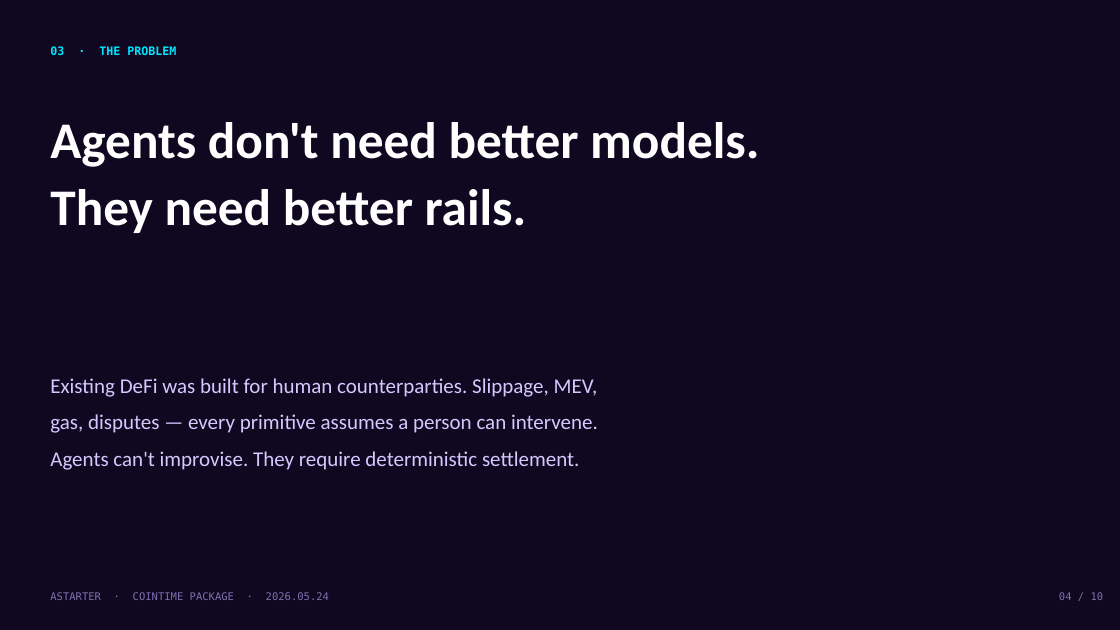
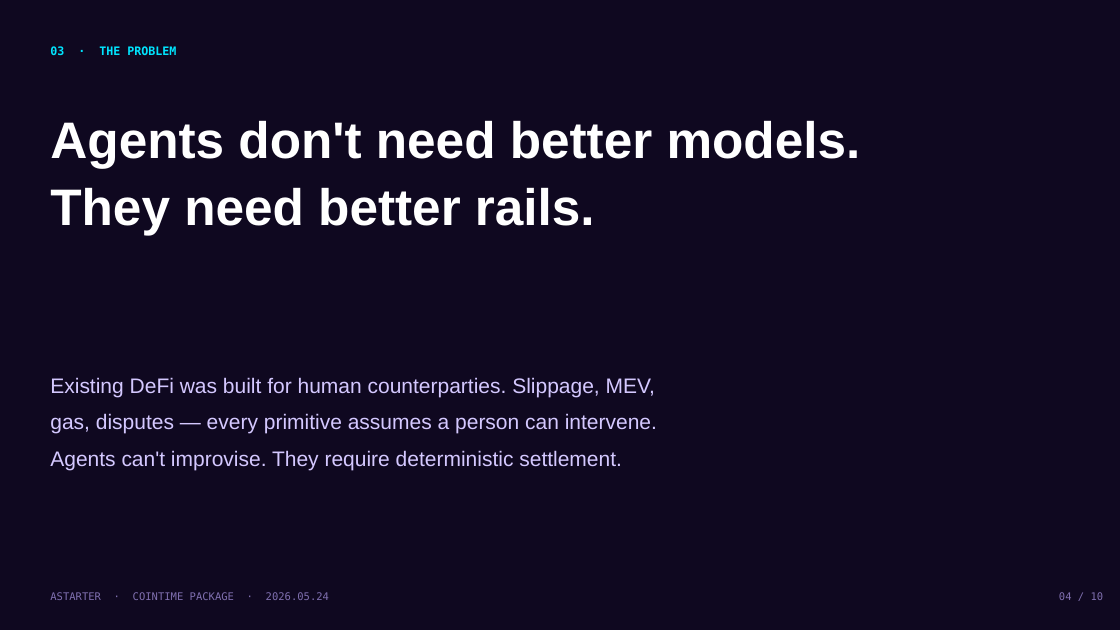
Before and after one commit to zakky8/project-content, a slide deck: slide 4 of astarter-cointime-2026-05-24/astarter-pitch-deck.pptx. Drawn at 1120x630 pixels with LibreOffice and Linux fonts; fonts in the diff are those of the drawing. Boxes give left, top, right and bottom in pixels: in the first picture for what was removed or moved away, otherwise in the second. Text is boxed around its words. In the diff, an @@ line names an element or a change of style, - is before the commit and + after.

```diff
--- a/astarter-cointime-2026-05-24/astarter-pitch-deck.pptx
+++ b/astarter-cointime-2026-05-24/astarter-pitch-deck.pptx
@@ text "Agents don't need better models." at (50, 120, 861, 236): font Calibri to Arial @@
@@ text "Existing DeFi was built for ..." at (50, 377, 657, 470): font Calibri to Arial @@
```
Also in this commit, not shown: 9 other slides changed, 9 other files.
